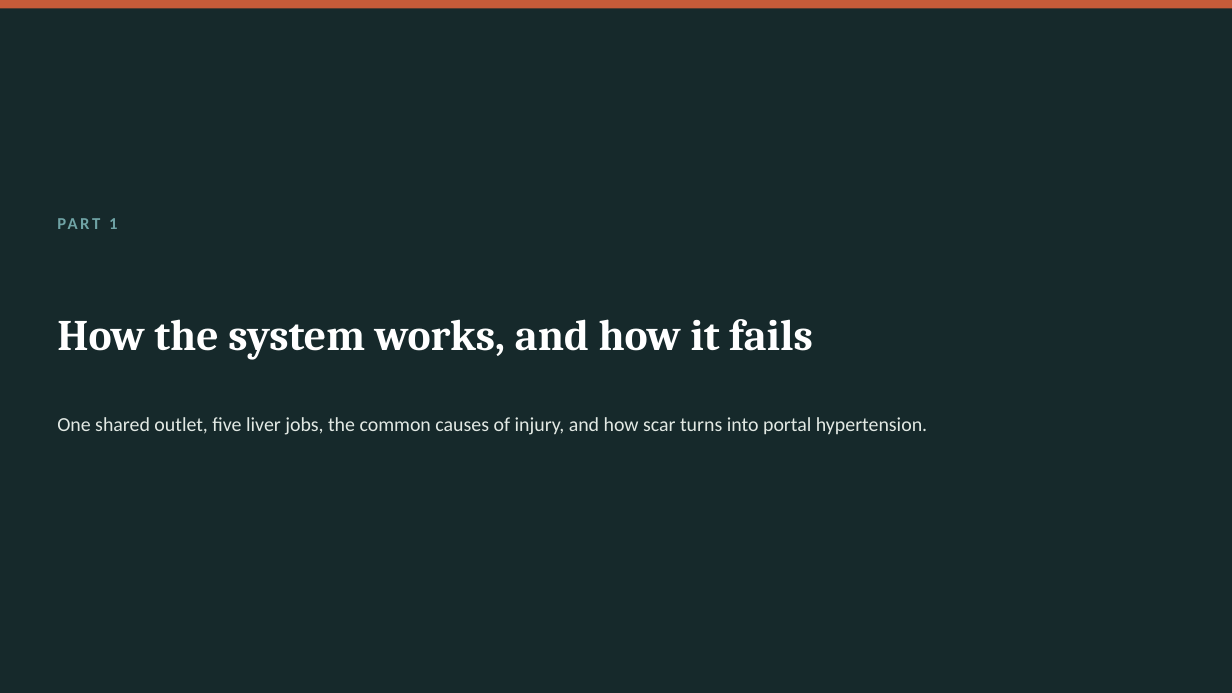
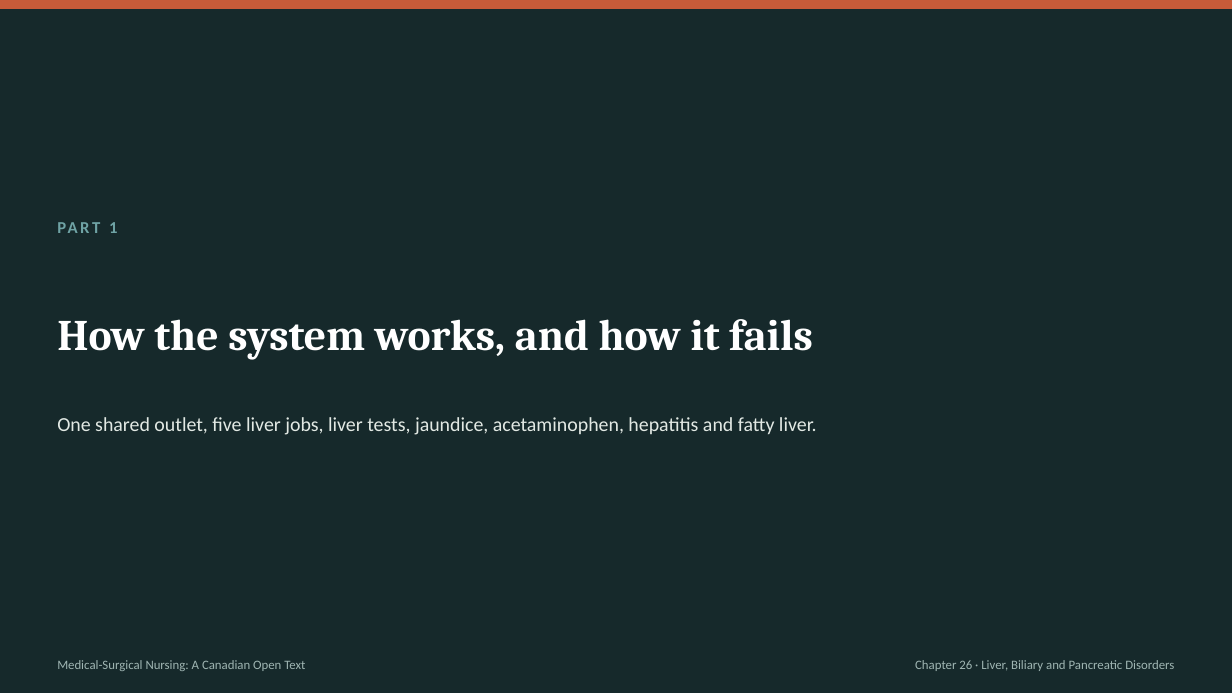
Before and after one commit to andrewleenl/opensourcenursing, a slide deck: slide 4 of Ch26_Liver_Biliary_and_Pancreatic_Disorders_Lecture_Presentation.pptx (slide 6 before the commit). Drawn at 1232x693 pixels with LibreOffice and Linux fonts; fonts in the diff are those of the drawing. Boxes give left, top, right and bottom in pixels: in the first picture for what was removed or moved away, otherwise in the second. Text is boxed around its words. In the diff, an @@ line names an element or a change of style, - is before the commit and + after.

```diff
--- a/Ch26_Liver_Biliary_and_Pancreatic_Disorders_Lecture_Presentation.pptx
+++ b/Ch26_Liver_Biliary_and_Pancreatic_Disorders_Lecture_Presentation.pptx
@@ text "PART 1" at [109, 222, 117, 233]: vertical alignment top to middle @@
@@ text at [57, 417, 817, 435]: text changed @@
-One shared outlet, five liver jobs, the common causes of injury, and how scar turns into portal hypertension.
+One shared outlet, five liver jobs, liver tests, jaundice, acetaminophen, hepatitis and fatty liver.
@@ text added at [57, 660, 305, 671], 10 pt, text #9FB5B2 @@
+Medical-Surgical Nursing: A Canadian Open Text
@@ text added at [915, 660, 1174, 671], 10 pt, text #9FB5B2 @@
+Chapter 26 · Liver, Biliary and Pancreatic Disorders
```
Also in this commit, not shown: 10 other slides changed, 38 slides added, 44 slides removed, 1 other file.
